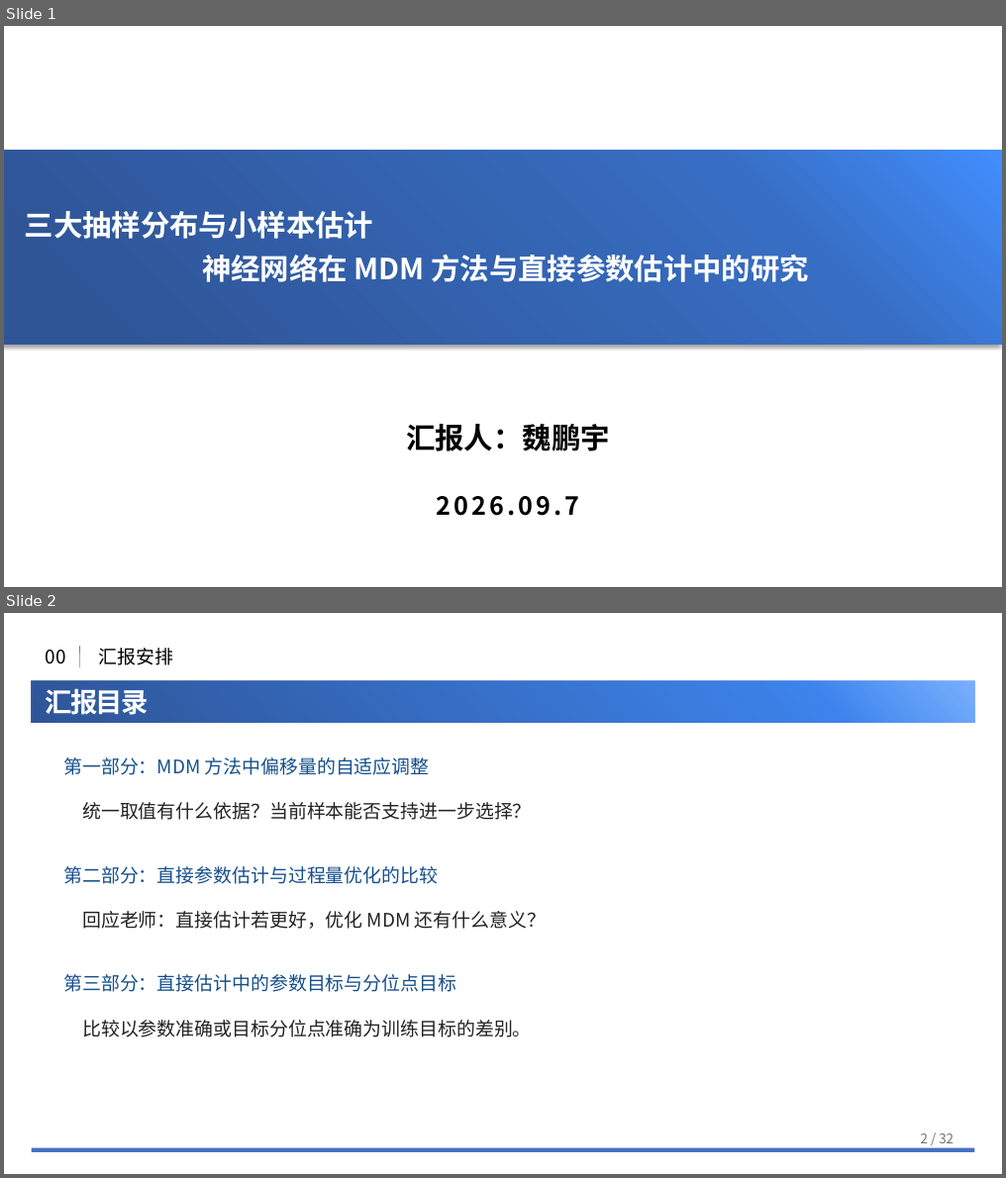
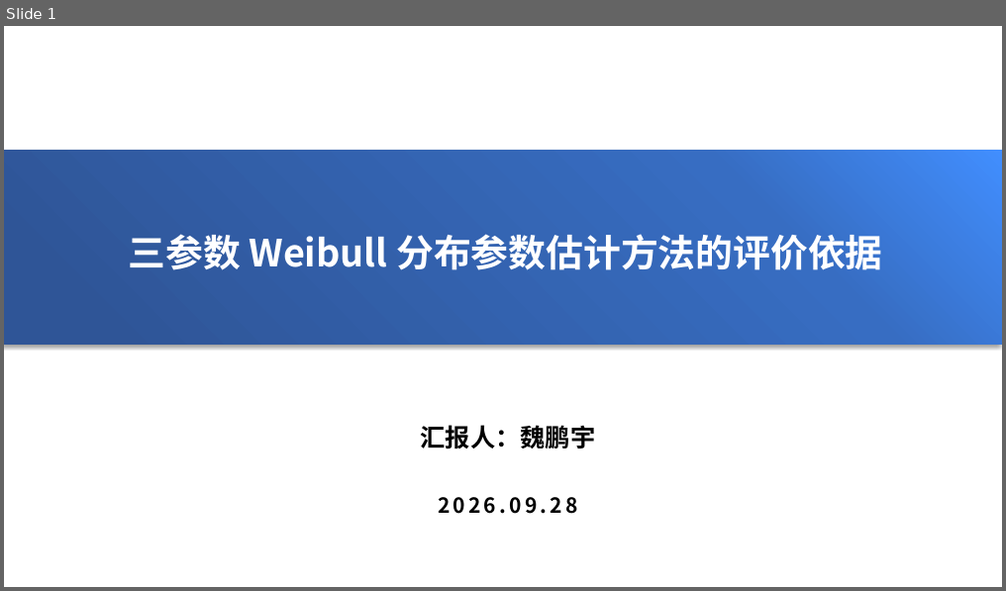
Before and after one commit to NEUwpy/weibull.work, a slide deck: Research/09-Weibull参数估计方法谱系与比较基线/260928组会.pptx. Shown one above the other, each under a label of ours: slides 1 and 2 before the commit, slide 1 after it. The pictures are 1006x1178 and 1006x591 pixels, drawn with LibreOffice and Linux fonts; fonts in the diff are those of the drawing; background and template pictures are left out. Boxes give left, top, right and bottom in pixels: in the first picture for what was removed or moved away, otherwise in the second. Text is boxed around its words. In the diff, an @@ line names an element or a change of style, - is before the commit and + after.

```diff
--- a/Research/09-Weibull参数估计方法谱系与比较基线/260928组会.pptx
+++ b/Research/09-Weibull参数估计方法谱系与比较基线/260928组会.pptx
@@ slide 2 removed at (4,613,1002,1174), background #FFFFFF @@
@@ text removed at (46,650,66,664) @@
-00
@@ line removed from (79, 667) to (79, 646) @@
@@ text removed at (98,648,173,665) @@
-汇报安排
@@ rectangle removed at (32,681,975,722) @@
@@ text removed at (45,689,149,715) @@
-汇报目录
@@ line removed from (32, 728) to (975, 728) @@
@@ text removed at (63,758,430,775) @@
-第一部分：MDM 方法中偏移量的自适应调整
@@ text removed at (82,802,532,820) @@
-统一取值有什么依据？当前样本能否支持进一步选择？
@@ text removed at (63,866,438,884) @@
-第二部分：直接参数估计与过程量优化的比较
@@ text removed at (82,911,546,929) @@
-回应老师：直接估计若更好，优化 MDM 还有什么意义？
@@ text removed at (63,974,456,992) @@
-第三部分：直接估计中的参数目标与分位点目标
@@ text removed at (82,1020,532,1038) @@
-比较以参数准确或目标分位点准确为训练目标的差别。
@@ text removed at (921,1134,953,1144) @@
-2 / 32
@@ line removed from (32, 1151) to (975, 1151) @@
@@ slide 1 changed as well @@
@@ text at (129,234,882,271): text changed; size 28 to 36 pt @@
-三大抽样分布与小样本估计
-神经网络在 MDM 方法与直接参数估计中的研究
+三参数 Weibull 分布参数估计方法的评价依据
@@ text "汇报人：魏鹏宇" at (421,425,595,450): size 28 to 24 pt @@
@@ text at (438,497,577,514): text changed; size 24 to 20 pt @@
-2026.09.7
+2026.09.28
```
Also in this commit, not shown: 1 other slide changed, 20 slides added, 29 other slides removed, 42 other files.
